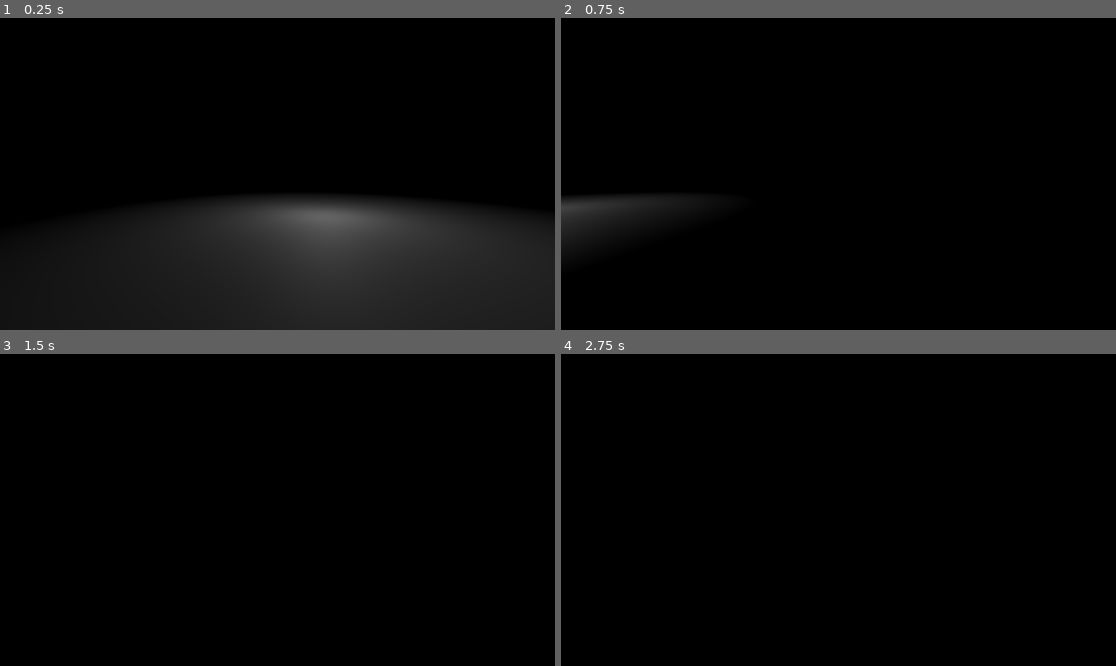
Above: before the commit, frames 1-4 (two rows, left to right).
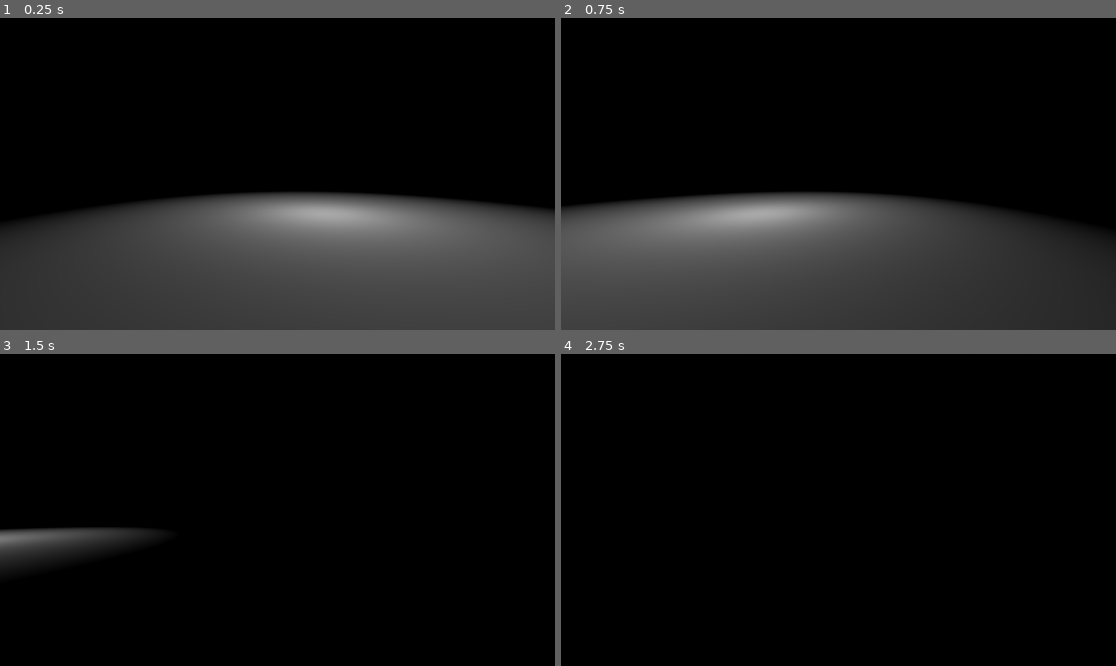
Above: after the commit, the same moments.

Repository: HedgeLizards/shelter
Game: Godot game, scene res://scenes/world.tscn
Two runs of this game, one before a commit and one after it. Both use one fixed random seed, a clock stepped at 60 frames per second and the inputs below.
Inputs (mouse positions are in pixels of both pictures, inside the frame that each line leads up to):
- Up to frame 1 (0.25 s): no input
- Up to frame 2 (0.75 s): tap Enter at 0.5 s; move the mouse to (960, 158) at 0.52 s; hold D (right) from 0.53 s (still down); hold Shift (sprint) from 0.53 s (still down)
- Up to frame 3 (1.5 s): move the mouse to (166, 525) at 1.27 s; release D (right) at 1.28 s; release Shift (sprint) at 1.28 s; hold S (backwards) from 1.28 s (still down); click (166, 525) at 1.35 s
- Up to frame 4 (2.75 s): tap Shift (sprint) at 1.55 s; tap Space (up) at 2 s; move the mouse to (849, 503) at 2.02 s; release S (backwards) at 2.03 s; hold W (forwards) from 2.03 s (still down); hold Shift (sprint) from 2.03 s (still down)

The runs differ from the first frame. In frame 1, 41% of the frame differs, in the area x 0-100%, y 55-100%; in frame 2, 40%; in frame 3, 2.2%; in frame 4, less than 0.1%.

Commit message:
add some skies

Diff:
--- a/scenes/world.tscn
+++ b/scenes/world.tscn
@@ -1,8 +1,25 @@
-[gd_scene load_steps=5 format=3 uid="uid://d0ybs7e25b728"]
+[gd_scene load_steps=10 format=3 uid="uid://d0ybs7e25b728"]
 
+[ext_resource type="Shader" path="res://shaders/sky.gdshader" id="1_23ay3"]
 [ext_resource type="Script" path="res://scripts/player.gd" id="1_v42xf"]
+[ext_resource type="Texture2D" uid="uid://ypnlftyw5ohh" path="res://assets/stars.png" id="2_ypvou"]
+
+[sub_resource type="ShaderMaterial" id="ShaderMaterial_nq0oj"]
+shader = ExtResource("1_23ay3")
+shader_parameter/sun_color = Color(1, 0, 0.321569, 1)
+shader_parameter/star_tex = ExtResource("2_ypvou")
+
+[sub_resource type="Sky" id="Sky_unhvf"]
+sky_material = SubResource("ShaderMaterial_nq0oj")
 
 [sub_resource type="Environment" id="Environment_qv4gl"]
+background_mode = 2
+sky = SubResource("Sky_unhvf")
+ambient_light_source = 1
+ambient_light_sky_contribution = 0.68
+reflected_light_source = 1
+
+[sub_resource type="StandardMaterial3D" id="StandardMaterial3D_6rnm6"]
 
 [sub_resource type="BoxMesh" id="BoxMesh_8icn6"]
 size = Vector3(50, 1, 50)
@@ -17,6 +34,7 @@
 environment = SubResource("Environment_qv4gl")
 
 [node name="MeshInstance3D" type="MeshInstance3D" parent="."]
+material_override = SubResource("StandardMaterial3D_6rnm6")
 mesh = SubResource("BoxMesh_8icn6")
 
 [node name="Player" type="CharacterBody3D" parent="."]
@@ -33,9 +51,5 @@
 [node name="Camera3D" type="Camera3D" parent="Player/Head"]
 
 [node name="OmniLight3D" type="OmniLight3D" parent="."]
-transform = Transform3D(1, 0, 0, 0, 1, 0, 0, 0, 1, 2.25909, 3, -9.52054)
+transform = Transform3D(1, 0, 0, 0, 1, 0, 0, 0, 1, 2.25909, 3.77848, -9.52054)
 omni_range = 15.0
-
-[node name="FogVolume" type="FogVolume" parent="."]
-transform = Transform3D(1, 0, 0, 0, 1, 0, 0, 0, 1, 0, 0, -15.8308)
-size = Vector3(20, 20, 20)
--- a/scripts/player.gd
+++ b/scripts/player.gd
@@ -3,7 +3,7 @@
 
 const MOUSE_SENSITIVITY = 0.003
 const speed = 3
-const sprint_speed = 100
+const sprint_speed = 30
 
 
 
--- /dev/null
+++ b/shaders/sky.gdshader
@@ -0,0 +1,30 @@
+shader_type sky;
+
+uniform sampler2D star_tex;
+uniform vec3 sun_color : source_color;
+
+float rand_from_seed(in uint seed) {
+	int k;
+	int s = int(seed);
+	if (s == 0) {
+		s = 305420679;
+	}
+	k = s / 127773;
+	s = 16807 * (s - k * 127773) - 2836 * k;
+	if (s < 0){
+		s += 2147483647;
+	}
+	seed = uint(s);
+	return float(seed % uint(65536)) / 65535.0;
+}
+
+void sky() {
+	vec2 skypos = EYEDIR.xz / abs(EYEDIR.y);
+	vec3 base_color = vec3(0,0,0);
+	//float stardist = clamp(1.0-distance(fract(skypos * 8.0), vec2(0.5, 0.5))*32.0, 0.0, 1.0);
+	//base_color = mix(base_color, vec3(1.0, 1.0, 1.0), stardist);
+	base_color = texture(star_tex, skypos).xyz;
+	float vh = 0.3;
+	float sundist = (dot(normalize(vec3(EYEDIR.x*vh, EYEDIR.y, EYEDIR.z*vh)), vec3(0.0, 0.0, 1.0))-0.5)*2.0;
+	COLOR = mix(base_color,sun_color, clamp(sundist, 0.0, 1.0));
+}
Binary file added: assets/stars.png
Not shown, added: assets/stars.png.import
